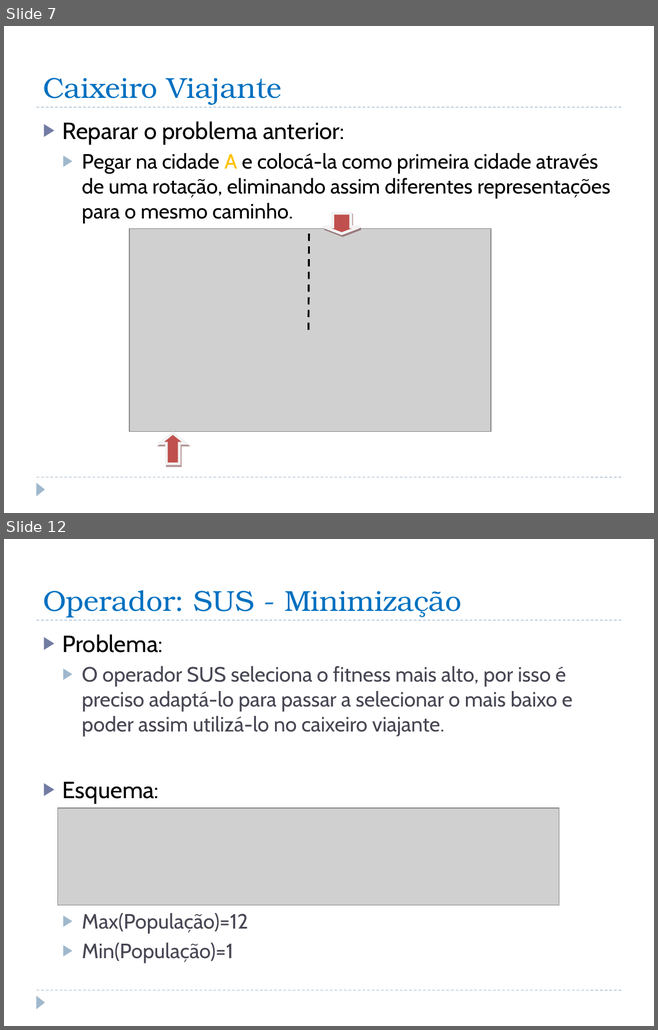
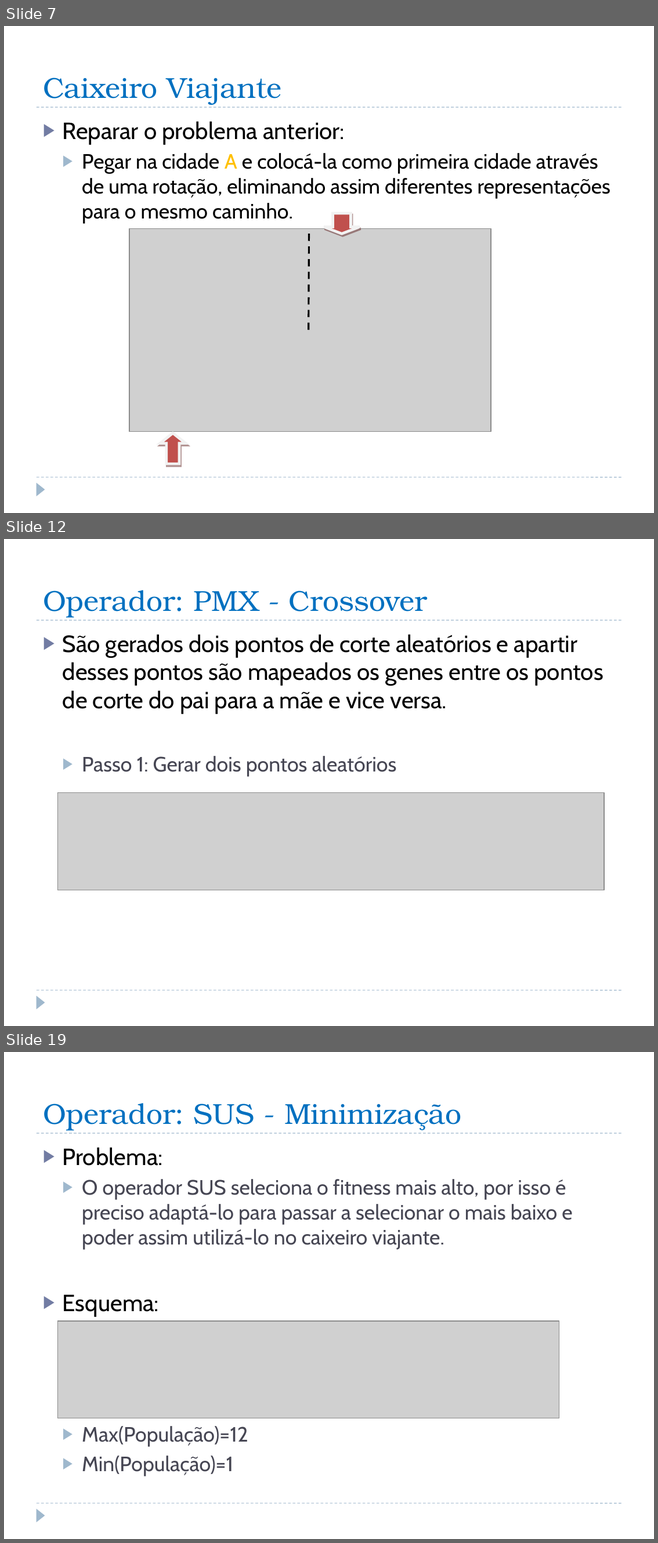
Before and after one commit to iptomar/inovative_11-12, a slide deck: versao03/CaixeiroViajante_apresentacao.pptx. Shown one above the other, each under a label of ours: slides 7 and 12 before the commit, slides 7, 12 and 19 after it; the slides between them are not shown. The pictures are 658x1030 and 658x1543 pixels, drawn with LibreOffice and Linux fonts; fonts in the diff are those of the drawing; grey boxes stand for pictures. Boxes give left, top, right and bottom in pixels: in the first picture for what was removed or moved away, otherwise in the second. Text is boxed around its words. In the diff, an @@ line names an element or a change of style, - is before the commit and + after.

Commit message:
Entrega de Operador PMX e Inversion

```diff
--- a/versao03/CaixeiroViajante_apresentacao.pptx
+++ b/versao03/CaixeiroViajante_apresentacao.pptx
@@ slide 12 added at [4, 539, 654, 1026], background #FFFFFF; not listed: 3 template elements that a slide beside it also shows @@
@@ title added at [43, 590, 427, 618], 32 pt, text #0070C0 @@
+Operador: PMX - Crossover
@@ text added at [63, 634, 603, 776], 26 pt, text #000000 @@
+▶ São gerados dois pontos de corte aleatórios e apartir desses pontos são mapeados os genes entre os pontos de corte do pai para a mãe e vice versa.
+  ▶ Passo 1: Gerar dois pontos aleatórios
@@ picture added at [58, 793, 604, 890] @@
@@ what was slide 12 is now slide 19 @@
```
Also in this commit, not shown: 5 slides changed, 9 other slides added, 10 other files.
